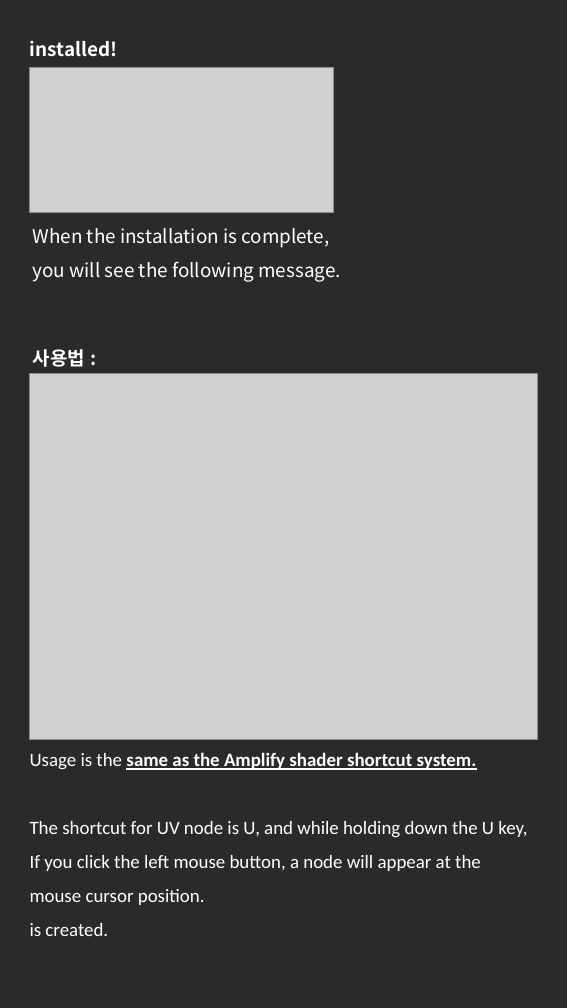
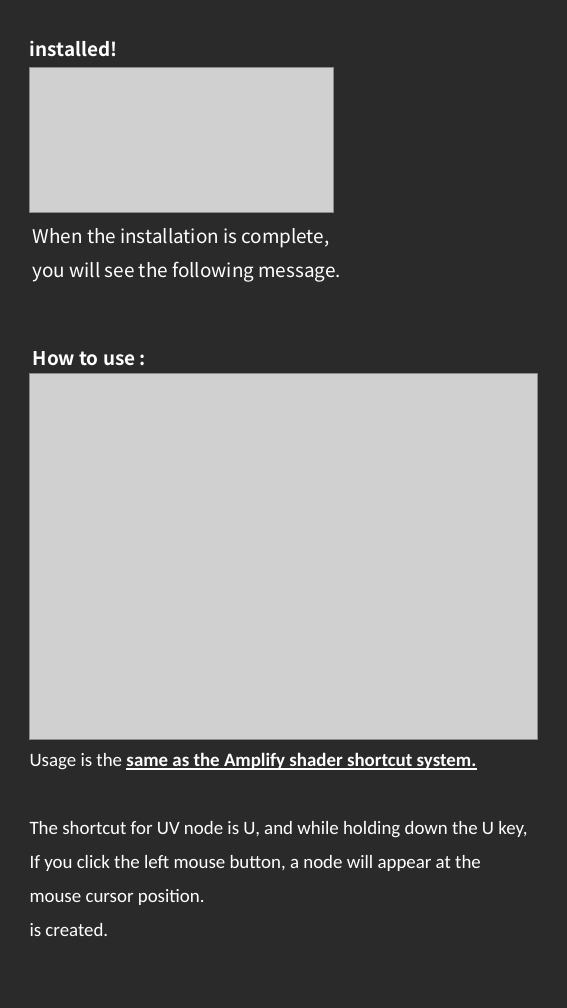
Before and after one commit to NK-Studio/ShaderGraphHotKey, a slide deck: slide 2 of Document EN.pptx. Drawn at 567x1008 pixels with LibreOffice and Linux fonts; fonts in the diff are those of the drawing; grey boxes stand for pictures. Boxes give left, top, right and bottom in pixels: in the first picture for what was removed or moved away, otherwise in the second. Text is boxed around its words. In the diff, an @@ line names an element or a change of style, - is before the commit and + after.

```diff
--- a/Document EN.pptx
+++ b/Document EN.pptx
@@ text removed at bbox=[33, 349, 85, 367] @@
-사용법 :
@@ text added at bbox=[33, 351, 135, 366], 18 pt, text #FFFFFF, bold @@
+How to use :
```
Also in this commit, not shown: 3 other slides changed, 4 slides added, 2 other files.
